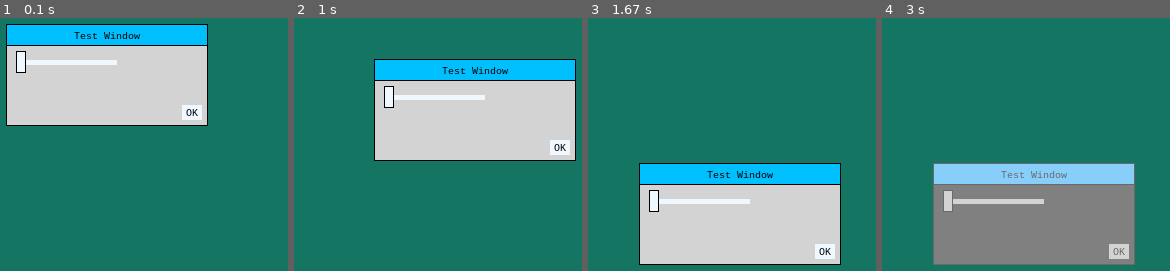
Above: before the commit, frames 1-4 (left to right).
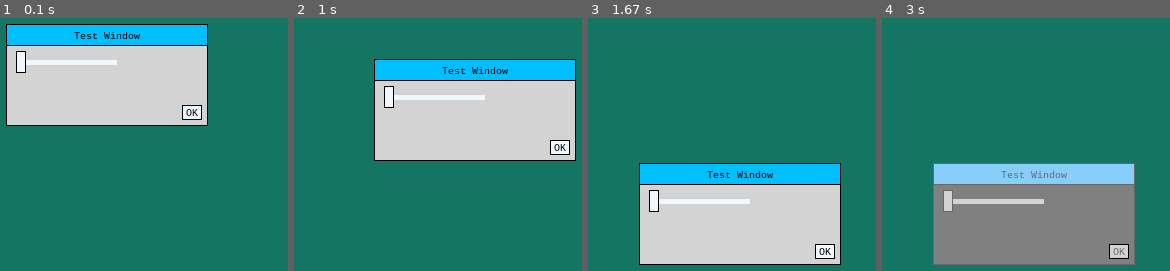
Above: after the commit, the same moments.

Repository: alexetsnyder/OuroborosPython
Game: pygame game, started from Pygame/Maps/IslandMaps/window.py
Same seed, same stepped clock (60 frames per second), same inputs: the game is played once before the commit and once after it.
Inputs (mouse positions are in pixels of both pictures, inside the frame that each line leads up to):
- Up to frame 1 (0.1 s): no input
- Up to frame 2 (1 s): click (400, 124) at 0.38 s; press the mouse at (400, 124) at 0.7 s; move the mouse to (438, 141) at 0.8 s; release the mouse at (475, 159) at 0.93 s
- Up to frame 3 (1.67 s): press the mouse at (694, 124) at 1.03 s; move the mouse to (680, 177) at 1.13 s; release the mouse at (665, 227) at 1.27 s
- Up to frame 4 (3 s): tap S at 2.17 s

The runs differ from the first frame. In frame 1, less than 0.1% of the frame differs, in the area x 63-71%, y 34-41%; in frame 2, less than 0.1%; in frame 3, less than 0.1%; in frame 4, less than 0.1%.

Commit message:
Bordered Rectangles
Create rectangles with black borders to use for controls. Applied them to the button control.

Diff:
--- a/Pygame/Maps/IslandMaps/controls.py
+++ b/Pygame/Maps/IslandMaps/controls.py
@@ -42,7 +42,7 @@
 		self.min_w, self.min_h = self.min_size = min_size
 		self.font_style = self.get_text_style()
 		self.btn_txt = go.RenderText(text, self.font_style)
-		self.btn_bck = go.Rect((0, 0), (0, 0))
+		self.btn_bck = go.BorderedRect((0, 0), (0, 0))
 		self.set_size(self.get_size())
 		self.set_position(self.left_top)
 		self.wire_events()
--- a/Pygame/Maps/IslandMaps/go.py
+++ b/Pygame/Maps/IslandMaps/go.py
@@ -1,5 +1,5 @@
 #go.py
-import pygame, imp
+import pygame, imp, style
 from pygame import freetype
 from structs import *
 
@@ -86,7 +86,7 @@
 		self.line.draw(surface, color)
 
 class Rect:
-	def __init__(self, left_top, size=(0, 0), width=0):
+	def __init__(self, left_top = (0, 0), size = (0, 0), width = 0):
 		self.width = width
 		Rect.set_size(self, size)
 		Rect.set_position(self, left_top)
@@ -130,11 +130,34 @@
 		top = max(self.top, r2.top)
 		return Rect((left, top), (right - left, bottom - top))
 
-	def draw_at(self, surface, color, pos):
-		pygame.draw.rect(surface, color, pygame.Rect(pos), self.size)
-
-	def draw(self, surface, color):
-		pygame.draw.rect(surface, color, pygame.Rect(self.left_top, self.size))
+	def draw_at(self, surface, color, left_top):
+		pygame.draw.rect(surface, color, pygame.Rect(left_top, self.size), self.width)
+
+	def draw(self, surface, color):
+		pygame.draw.rect(surface, color, pygame.Rect(self.left_top, self.size), self.width)
+
+class BorderedRect (Rect):
+	def __init__(self, left_top, size, width=0):
+		super().__init__(width=width)
+		self.border_color = imp.IMP().styles.try_get('default_border_enabled', style.Style()).color
+		self.set_size(size)
+		self.set_position(left_top)
+
+	def set_size(self, size):
+		self.bw, self.bh = self.border_size = size
+		super().set_size((self.bw - 2, self.bh - 2))
+
+	def set_position(self, left_top):
+		self.border_left, self.border_top = left_top
+		super().set_position((self.border_left + 1, self.border_top + 1))
+
+	def draw_at(self, surface, color, left_top):
+		pygame.draw.rect(surface, self.border_color, pygame.Rect(left_top, self.border_size), 1)
+		super().draw(surface, color, left_top)
+
+	def draw(self, surface, color):
+		pygame.draw.rect(surface, self.border_color, pygame.Rect((self.border_left, self.border_top), self.border_size), 1)
+		super().draw(surface, color)
 
 class RenderText (Rect):
 	def __init__(self, text_str, font_style=None):
